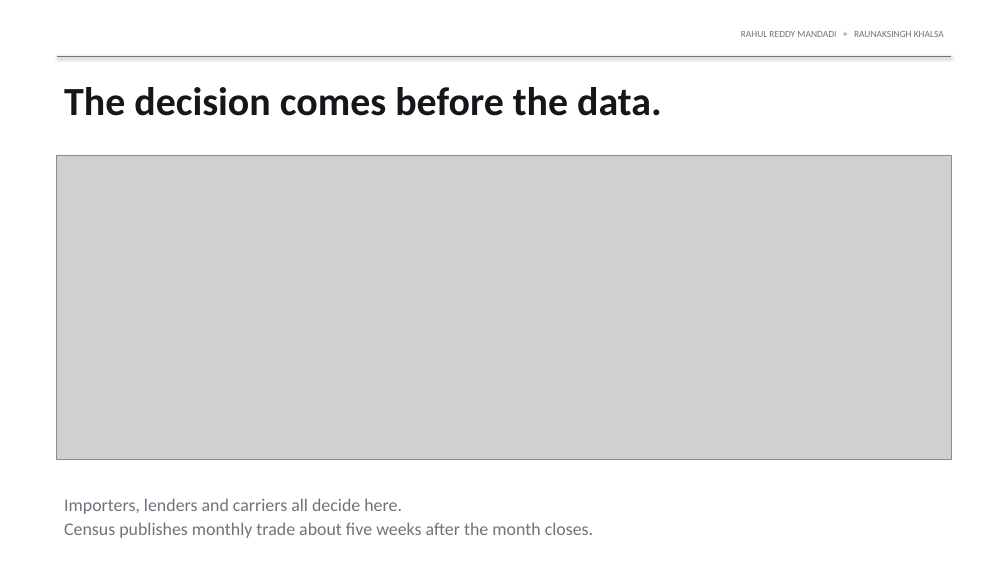
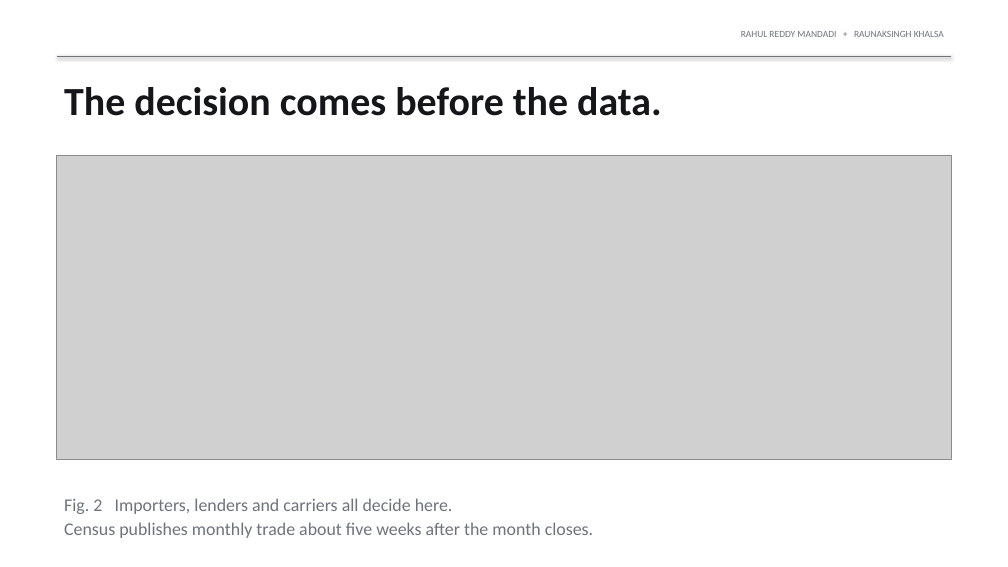
Before and after one commit to rahul-mandadi/tariff-rush, a slide deck: slide 3 of slides/Mandadi_Khalsa_Presentation1.pptx. Drawn at 1008x567 pixels with LibreOffice and Linux fonts; fonts in the diff are those of the drawing; grey boxes stand for pictures. Boxes give left, top, right and bottom in pixels: in the first picture for what was removed or moved away, otherwise in the second. Text is boxed around its words. In the diff, an @@ line names an element or a change of style, - is before the commit and + after.

```diff
--- a/slides/Mandadi_Khalsa_Presentation1.pptx
+++ b/slides/Mandadi_Khalsa_Presentation1.pptx
@@ text at <box>64,498,453,514</box>: text changed @@
-Importers, lenders and carriers all decide here.
+Fig. 2 Importers, lenders and carriers all decide here.
```
Also in this commit, not shown: 7 other slides changed, 1 other file.
